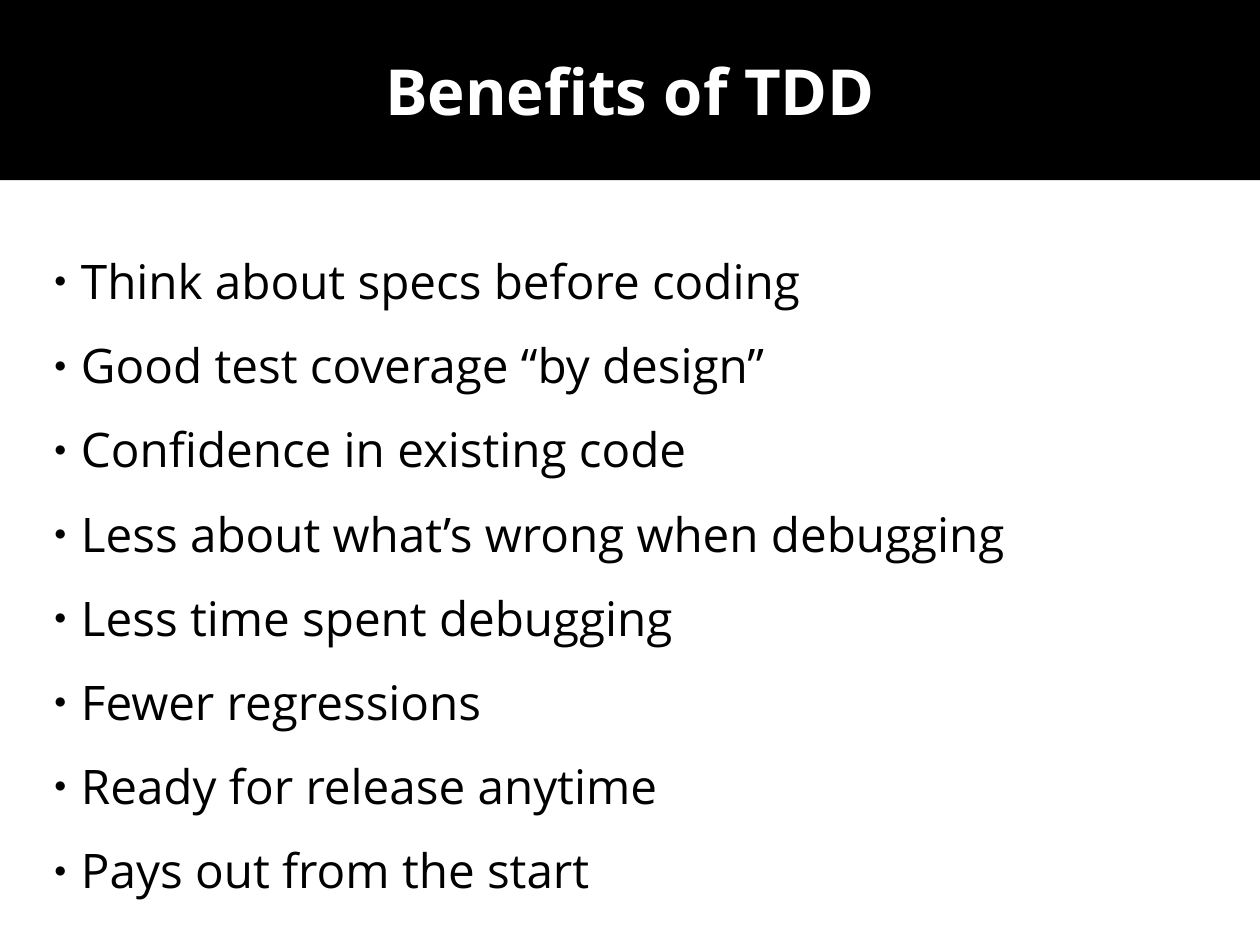
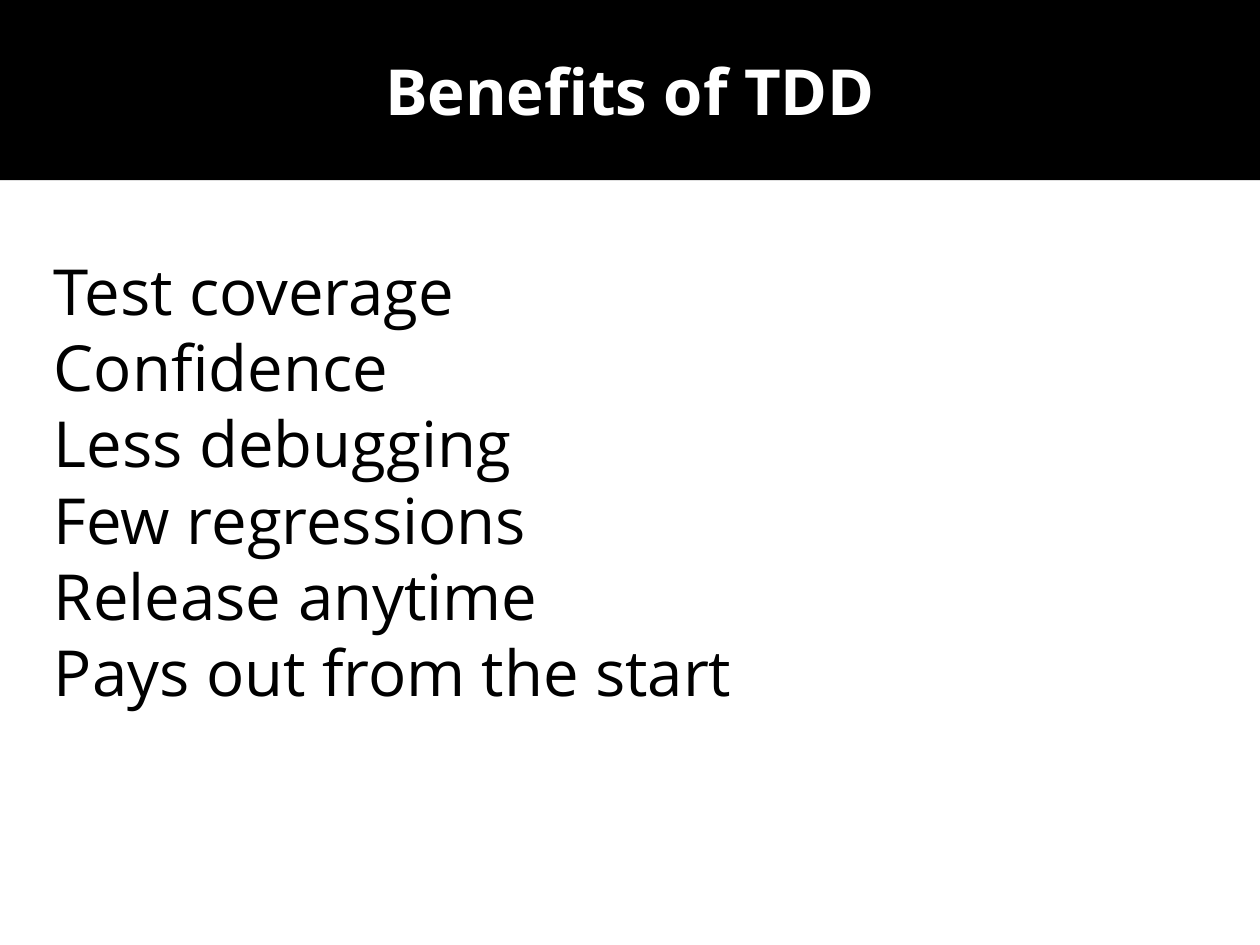
Before and after one commit to wolframroesler/Talks, a slide deck: slide 6 of tdd.odp. Drawn at 1260x945 pixels with LibreOffice and Linux fonts; fonts in the diff are those of the drawing. Boxes give left, top, right and bottom in pixels: in the first picture for what was removed or moved away, otherwise in the second. Text is boxed around its words. In the diff, an @@ line names an element or a change of style, - is before the commit and + after.

Commit message:
Dramatically shorten the text on the slides
This is a talk, not a blog post

```diff
--- a/tdd.odp
+++ b/tdd.odp
@@ text at box(54, 269, 537, 636): text changed; size 30 to 40 pt @@
-● Think about specs before coding
-● Good test coverage “by design”
-● Confidence in existing code
-● Less about what’s wrong when debugging
-● Less time spent debugging
-● Fewer regressions
-● Ready for release anytime
+Test coverage
+Confidence
+Less debugging
+Few regressions
+Release anytime
@@ text at box(54, 647, 731, 712): size 30 to 40 pt in "Pays out from the start"; bullet ● to none; less space between paragraphs @@
```
Also in this commit, not shown: 13 other slides changed, 2 slides added.
